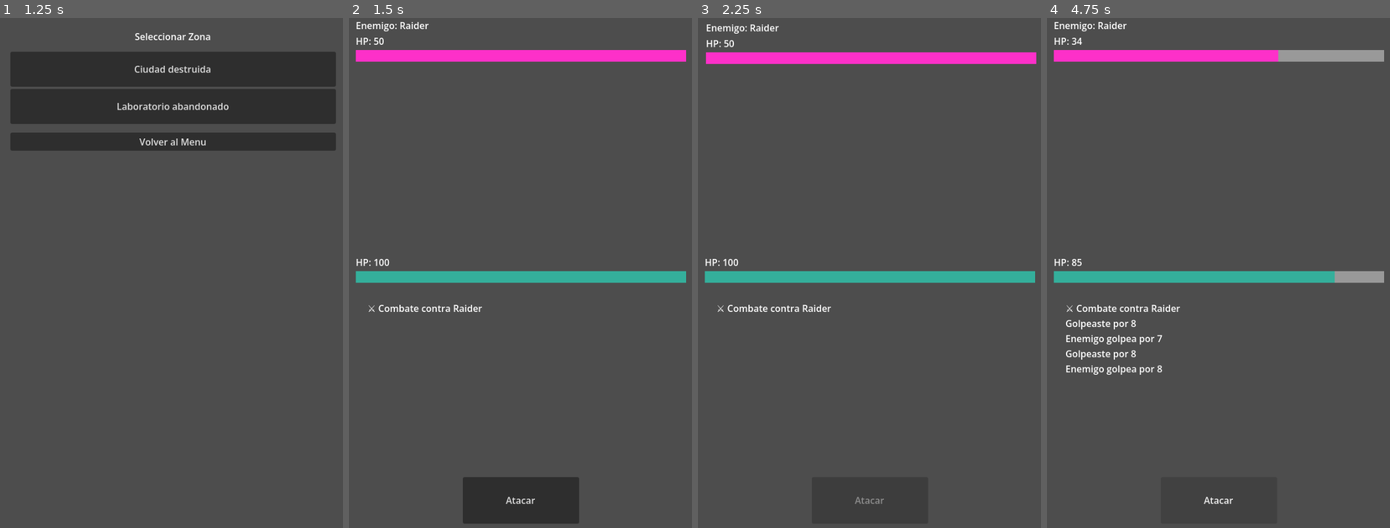
Above: before the commit, frames 1-4 (left to right).
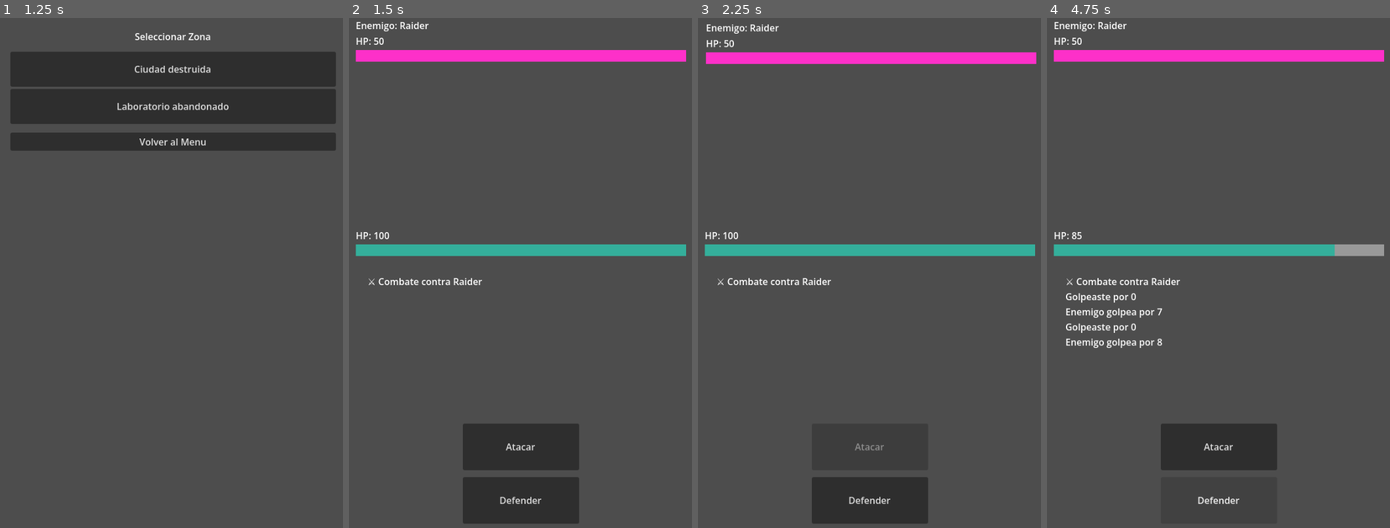
Above: after the commit, the same moments.

Repository: MirandaFrancoCBA/apocalypsheep
Game: Godot game, scene res://scenes/main_menu.tscn
Same seed, same stepped clock (60 frames per second), same inputs: the game is played once before the commit and once after it.
Inputs (mouse positions are in pixels of both pictures, inside the frame that each line leads up to):
- Up to frame 1 (1.25 s): click "JUGAR" at 0.5 s
- Up to frame 2 (1.5 s): click "Ciudad destruida" at 1.25 s
- Up to frame 3 (2.25 s): click "Atacar" at 2 s
- Up to frame 4 (4.75 s): click (1218, 502) at 2.75 s, where only the run after the commit has a clickable "Defender"; click "Atacar" at 3.5 s; click (1218, 502) at 4.25 s, where only the run after the commit has a clickable "Defender"

Frame 1 is identical in both runs. In frame 2, 8.1% of the frame differs, in the area x 1-99%, y 41-96%; in frame 3, 5.1%; in frame 4, 10%, in the area x 1-99%, y 3-96%.
Error after the commit: Invalid access to property or key 'is_defending' on a base object of type 'Resource (Enemy)'. (res://scripts/core/combat_system.gd:161)

Commit message:
Feat: defend button

Diff:
--- a/scenes/combat_screen.tscn
+++ b/scenes/combat_screen.tscn
@@ -115,4 +115,12 @@
 size_flags_vertical = 0
 text = "Atacar"
 
+[node name="ButtonDefend" type="Button" parent="MarginContainer/VBoxContainer" unique_id=626622388]
+custom_minimum_size = Vector2(200, 80)
+layout_mode = 2
+size_flags_horizontal = 4
+text = "Defender
+"
+
 [connection signal="pressed" from="MarginContainer/VBoxContainer/ButtonAttack" to="." method="_on_button_attack_pressed"]
+[connection signal="pressed" from="MarginContainer/VBoxContainer/ButtonDefend" to="." method="_on_button_defend_pressed"]
--- a/scripts/core/combat_system.gd
+++ b/scripts/core/combat_system.gd
@@ -3,8 +3,8 @@
 
 var rng = RandomNumberGenerator.new()
 
-const CRIT_CHANCE = 20
-const CRIT_MULTIPLIER = 2.0
+const CRIT_CHANCE := 20
+const CRIT_MULTIPLIER := 2.0
 
 func _init():
 	rng.randomize()
@@ -13,55 +13,80 @@
 # ATAQUE JUGADOR
 # ─────────────────────────────────────────
 func player_attack(player: Player, enemy: Enemy) -> Dictionary:
+
 	if _is_stunned(player):
-		return {"damage": 0, "is_crit": false, "skipped": true}
+		return {
+			"damage": 0,
+			"is_crit": false,
+			"skipped": true
+		}
 
-	var damage = _calculate_damage(player.damage)
+	var damage := _calculate_damage(player.damage)
 
-	var is_crit = _is_critical()
+	var is_crit := _is_critical()
 	if is_crit:
 		damage = int(damage * CRIT_MULTIPLIER)
 
+	# 🛡️ aplicar defensa del enemigo
+	damage = _apply_defense(enemy, damage)
+
 	enemy.hp -= damage
 
-	# 🔫 aplicar efecto del arma
-	var weapon = player.equipped_weapon
-	if weapon != null:
-		_apply_weapon_effect(weapon, enemy)
+	# 🔫 efecto del arma
+	if player.equipped_weapon != null:
+		_apply_weapon_effect(player.equipped_weapon, enemy)
 
 	return {
 		"damage": damage,
-		"is_crit": is_crit
+		"is_crit": is_crit,
+		"skipped": false
 	}
 
 # ─────────────────────────────────────────
 # ATAQUE ENEMIGO
 # ─────────────────────────────────────────
 func enemy_attack(player: Player, enemy: Enemy) -> Dictionary:
+
 	if _is_stunned(enemy):
-		return {"damage": 0, "is_crit": false, "skipped": true}
+		return {
+			"damage": 0,
+			"is_crit": false,
+			"skipped": true
+		}
 
-	var damage = _calculate_damage(enemy.damage)
+	var damage := _calculate_damage(enemy.damage)
 
-	var is_crit = _is_critical()
+	var is_crit := _is_critical()
 	if is_crit:
 		damage = int(damage * CRIT_MULTIPLIER)
+
+	# 🛡️ aplicar defensa del jugador
+	damage = _apply_defense(player, damage)
 
 	player.take_damage(damage)
 
 	return {
 		"damage": damage,
-		"is_crit": is_crit
+		"is_crit": is_crit,
+		"skipped": false
 	}
 
 # ─────────────────────────────────────────
-# EFECTOS POR TURNO (LO IMPORTANTE)
+# DEFENDER (clave para tu botón nuevo)
+# ─────────────────────────────────────────
+func defend(entity) -> void:
+	entity.is_defending = true
+
+# ─────────────────────────────────────────
+# EFECTOS POR TURNO
 # ─────────────────────────────────────────
 func apply_effects(target) -> Array[String]:
+
 	var logs: Array[String] = []
 	var new_effects: Array[Dictionary] = []
 
 	for effect in target.effects:
+
 		match effect["type"]:
 
 			"bleed":
@@ -89,11 +114,11 @@
 	return logs
 
 # ─────────────────────────────────────────
-# APLICAR EFECTO DE ARMA
+# EFECTOS DE ARMAS
 # ─────────────────────────────────────────
 func _apply_weapon_effect(weapon: Dictionary, target) -> void:
+
 	var effect_type = weapon.get("effect", null)
-
 	if effect_type == null:
 		return
 
@@ -113,12 +138,12 @@
 				_add_effect(target, "stun", 1, 0)
 
 # ─────────────────────────────────────────
-# ADD EFFECT (INTELIGENTE)
+# ADD EFFECT (no stackea mal)
 # ─────────────────────────────────────────
-func _add_effect(target, type: String, duration: int, value: int):
+func _add_effect(target, type: String, duration: int, value: int) -> void:
+
 	for e in target.effects:
 		if e["type"] == type:
-			# refresh o stack
 			e["duration"] = max(e["duration"], duration)
 			return
 
@@ -129,10 +154,21 @@
 	})
 
 # ─────────────────────────────────────────
+# DEFENSE SYSTEM (LO IMPORTANTE)
+# ─────────────────────────────────────────
+func _apply_defense(target, damage: int) -> int:
+
+	if target.is_defending:
+		damage = int(damage * 0.5)
+		target.is_defending = false  # se consume
+
+	return max(damage, 0)
+
+# ─────────────────────────────────────────
 # UTILS
 # ─────────────────────────────────────────
 func _calculate_damage(base: int) -> int:
-	var variation = int(base * 0.2)
+	var variation := int(base * 0.2)
 	return max(base + rng.randi_range(-variation, variation), 1)
 
 func _is_critical() -> bool:
--- a/scripts/core/player.gd
+++ b/scripts/core/player.gd
@@ -48,3 +48,13 @@
 
 func is_alive() -> bool:
 	return hp > 0
+
+# 🆕 DEFENSA
+var is_defending: bool = false
+var defense_multiplier: float = 0.5  # 50% daño
+
+func start_defense():
+	is_defending = true
+
+func stop_defense():
+	is_defending = false
--- a/scripts/ui/combat_screen.gd
+++ b/scripts/ui/combat_screen.gd
@@ -16,6 +16,7 @@
 @export var log_container: ScrollContainer
 
 @export var button_attack: Button
+@export var button_defend: Button
 
 # ─────────────────────────────────────────
 # CONFIG
@@ -260,3 +261,35 @@
 		return {}
 
 	return data.pick_random()
+
+func _on_button_defend_pressed() -> void:
+	if combat_finished:
+		return
+
+	button_attack.disabled = true
+	button_defend.disabled = true
+
+	player.start_defense()
+	add_log("🛡️ Te preparás para defender")
+
+	await get_tree().create_timer(0.5).timeout
+
+	# turno enemigo
+	var result = combat_system.enemy_attack(player, enemy)
+
+	await _flash(player_container, Color.BLUE)
+	await _shake(player_container)
+
+	if result["is_crit"]:
+		add_log("⚠️ CRÍTICO enemigo! " + str(result["damage"]))
+	else:
+		add_log("Enemigo golpea por " + str(result["damage"]))
+
+	_update_ui()
+
+	if player.hp <= 0:
+		_end_combat("defeat")
+		return
+
+	button_attack.disabled = false
+	button_defend.disabled = false
